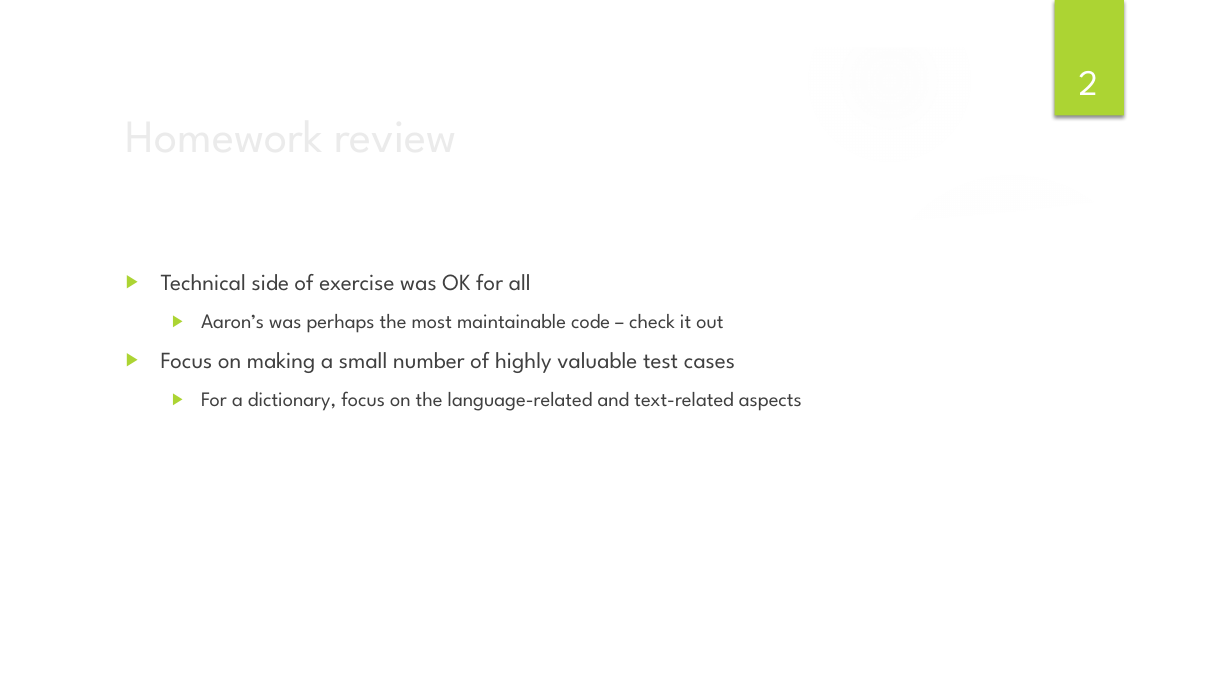
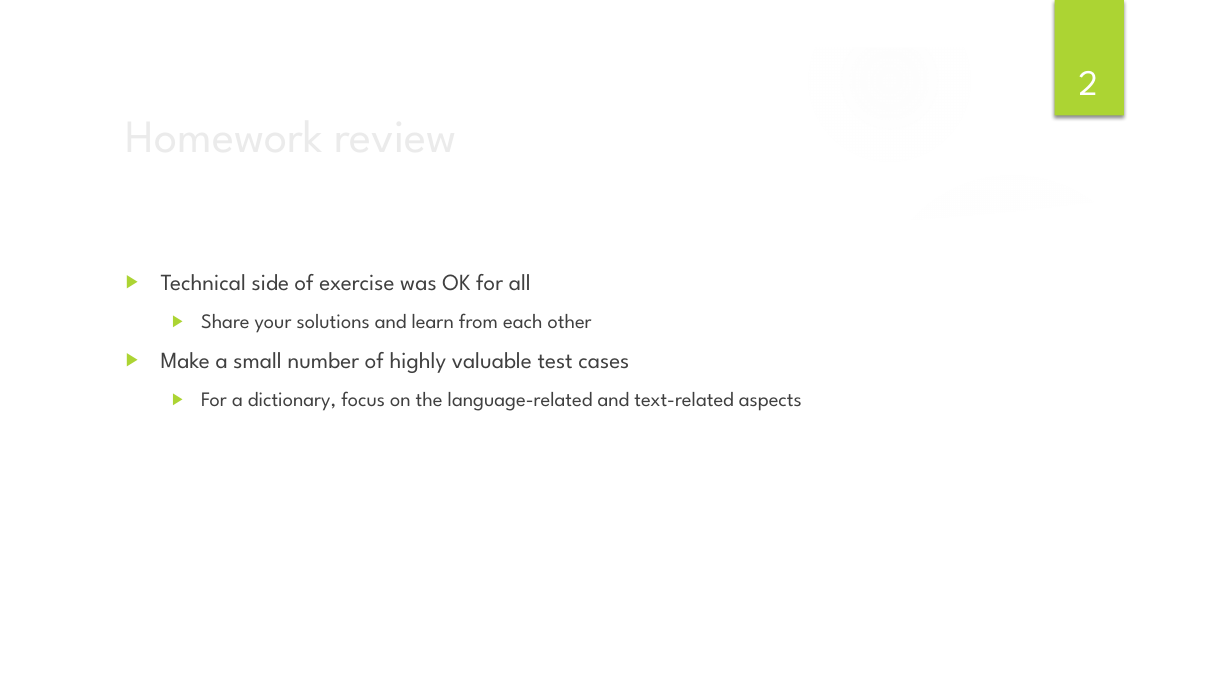
Before and after one commit to sandersaares/Sessions.WritingTests, a slide deck: slide 2 of Writing tests - Session 2.pptx. Drawn at 1232x693 pixels with LibreOffice and Linux fonts; fonts in the diff are those of the drawing; background and template pictures are left out. Boxes give left, top, right and bottom in pixels: in the first picture for what was removed or moved away, otherwise in the second. Text is boxed around its words. In the diff, an @@ line names an element or a change of style, - is before the commit and + after.

```diff
--- a/Writing tests - Session 2.pptx
+++ b/Writing tests - Session 2.pptx
@@ text at (161, 313, 629, 373): text changed; size 16 to 18 pt @@
-  ▶ Aaron’s was perhaps the most maintainable code – check it out
-▶ Focus on making a small number of highly valuable test cases
+  ▶ Share your solutions and learn from each other
+▶ Make a small number of highly valuable test cases
```
Also in this commit, not shown: 1 slide added, 2 slides removed, 2 other files.
